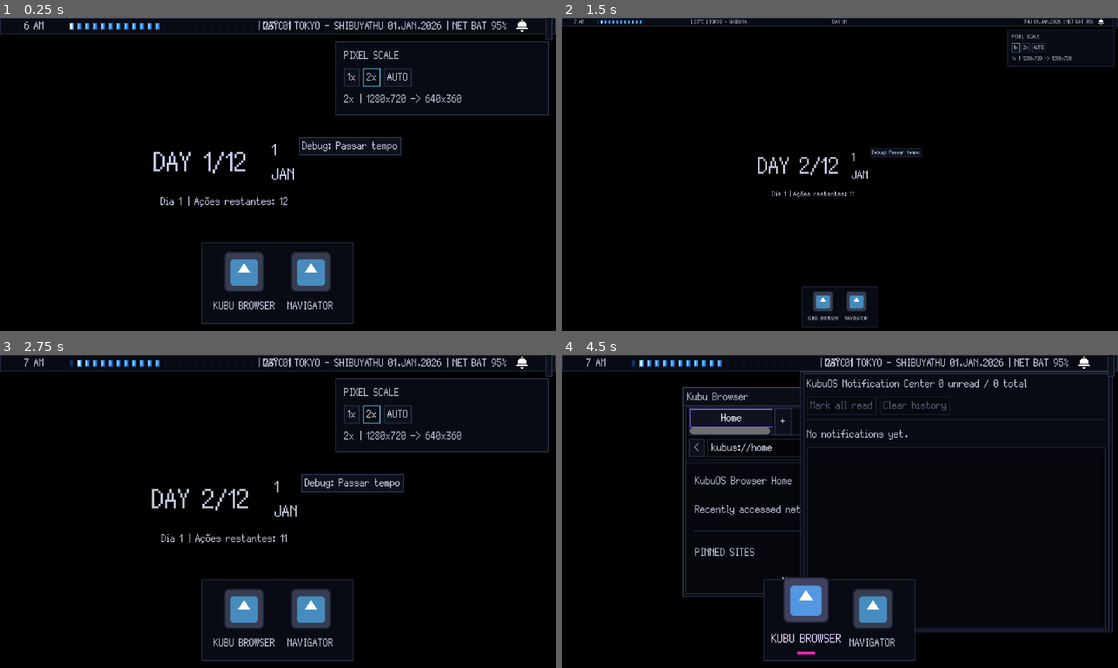
Above: before the commit, frames 1-4 (two rows, left to right).
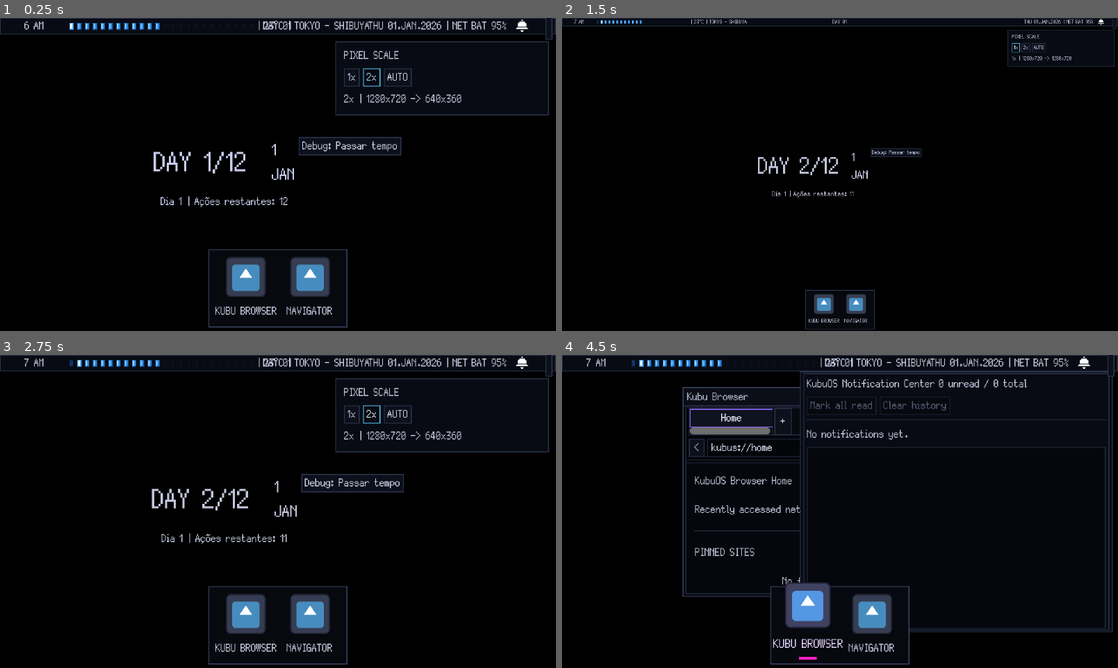
Above: after the commit, the same moments.

Repository: GYU-GAZE/NULL-NETWORK
Game: Godot game, scene res://core/main.tscn
Two runs of this game, one before a commit and one after it. Both use one fixed random seed, a clock stepped at 60 frames per second and the inputs below. The engine's default icon, where the game draws it, is replaced by a stand-in: a white triangle on a blue panel in a dark square.
Inputs (mouse positions are in pixels of both pictures, inside the frame that each line leads up to):
- Up to frame 1 (0.25 s): no input
- Up to frame 2 (1.5 s): click "Debug: Passar tempo" at 0.5 s; click "1x" at 1.25 s
- Up to frame 3 (2.75 s): click "2x" at 2 s
- Up to frame 4 (4.5 s): click "AUTO" at 2.75 s; click (1084, 361) at 3.5 s; click (806, 608) at 4.27 s

The runs differ from the first frame. In frame 1, 2.3% of the frame differs, in the area x 36-64%, y 71-99%; in frame 2, 0.6%; in frame 3, 2.3%; in frame 4, 2.5%, in the area x 36-64%, y 70-99%.

Commit message:
style: compact and frame the KubuOS dock

Diff:
--- a/systems/desktop/dock/kubu_bottom_dock.tscn
+++ b/systems/desktop/dock/kubu_bottom_dock.tscn
@@ -1,6 +1,18 @@
-[gd_scene format=3 uid="uid://bsm16kkm5j4eu"]
+[gd_scene load_steps=3 format=3 uid="uid://bsm16kkm5j4eu"]
 
 [ext_resource type="Script" uid="uid://74re1a3348oo" path="res://systems/desktop/dock/kubu_bottom_dock.gd" id="1_lf386"]
+
+[sub_resource type="StyleBoxFlat" id="StyleBox_dock"]
+bg_color = Color(0.027451, 0.0352941, 0.0627451, 0.968627)
+border_width_left = 1
+border_width_top = 1
+border_width_right = 1
+border_width_bottom = 1
+border_color = Color(0.235294, 0.270588, 0.388235, 1)
+content_margin_left = 2.0
+content_margin_top = 2.0
+content_margin_right = 2.0
+content_margin_bottom = 2.0
 
 [node name="KubuBottomDock" type="Control" unique_id=1185085997]
 layout_mode = 3
@@ -18,29 +30,30 @@
 anchor_top = 1.0
 anchor_right = 1.0
 anchor_bottom = 1.0
-offset_top = -86.0
-offset_bottom = -8.0
+offset_top = -64.0
+offset_bottom = -4.0
 grow_horizontal = 2
 grow_vertical = 0
-theme_override_constants/margin_left = 10
-theme_override_constants/margin_right = 10
+theme_override_constants/margin_left = 6
+theme_override_constants/margin_right = 6
 
 [node name="DockCenter" type="CenterContainer" parent="BottomMargin" unique_id=454933231]
 layout_mode = 2
 mouse_filter = 2
 
 [node name="DockPanel" type="PanelContainer" parent="BottomMargin/DockCenter" unique_id=1899037788]
-custom_minimum_size = Vector2(0, 74)
+custom_minimum_size = Vector2(0, 58)
 layout_mode = 2
+theme_override_styles/panel = SubResource("StyleBox_dock")
 
 [node name="DockMargin" type="MarginContainer" parent="BottomMargin/DockCenter/DockPanel" unique_id=98814161]
 layout_mode = 2
-theme_override_constants/margin_left = 10
-theme_override_constants/margin_top = 4
-theme_override_constants/margin_right = 10
-theme_override_constants/margin_bottom = 4
+theme_override_constants/margin_left = 6
+theme_override_constants/margin_top = 2
+theme_override_constants/margin_right = 6
+theme_override_constants/margin_bottom = 2
 
 [node name="AppContainer" type="HBoxContainer" parent="BottomMargin/DockCenter/DockPanel/DockMargin" unique_id=1849414833]
 unique_name_in_owner = true
 layout_mode = 2
-theme_override_constants/separation = 7
+theme_override_constants/separation = 4
